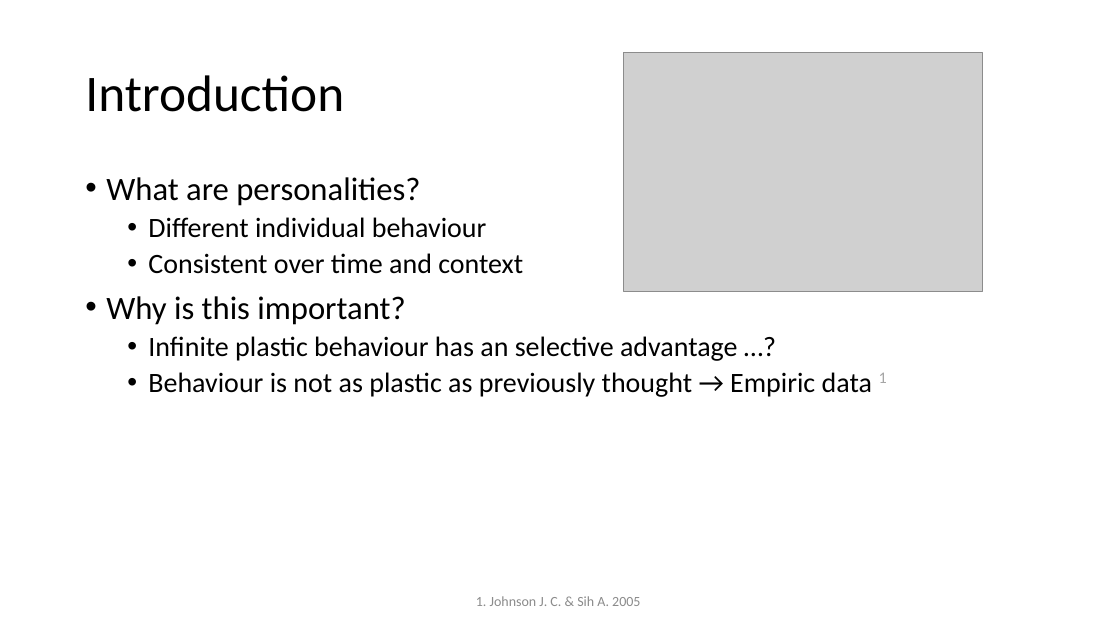
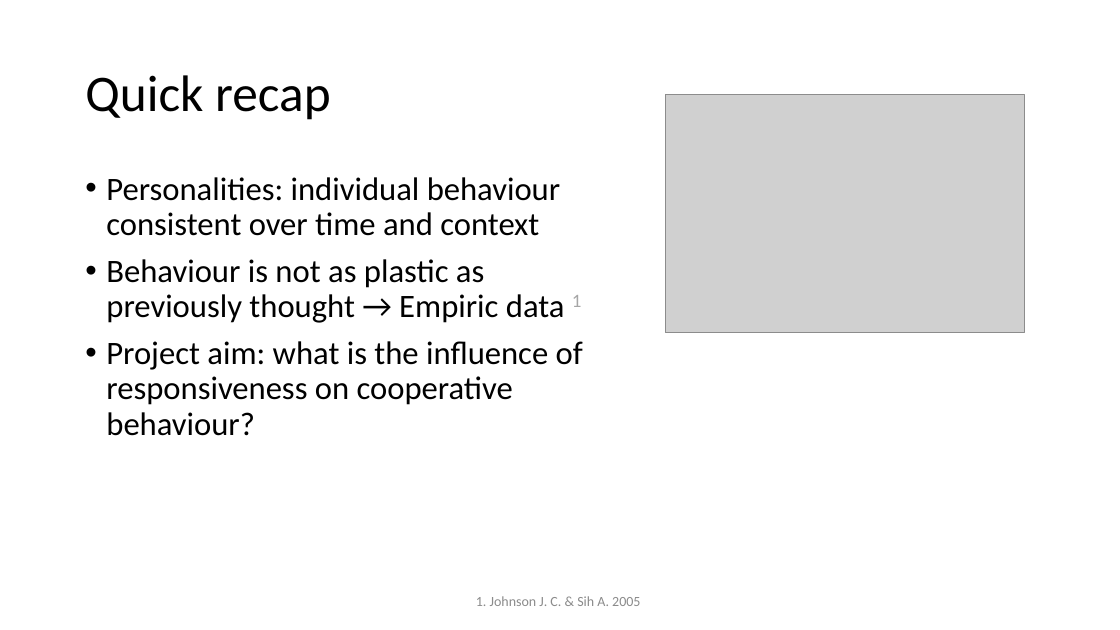
Before and after one commit to J-Damhuis/Cooperation, a slide deck: slide 2 of Presentations/Presentation_11-01-2019.pptx. Drawn at 1120x630 pixels with LibreOffice and Linux fonts; fonts in the diff are those of the drawing; grey boxes stand for pictures. Boxes give left, top, right and bottom in pixels: in the first picture for what was removed or moved away, otherwise in the second. Text is boxed around its words. In the diff, an @@ line names an element or a change of style, - is before the commit and + after.

Commit message:
presentation update

```diff
--- a/Presentations/Presentation_11-01-2019.pptx
+++ b/Presentations/Presentation_11-01-2019.pptx
@@ title at bbox=[85, 75, 331, 120]: text changed @@
-Introduction
+Quick recap
@@ picture: place and size @@
-picture at bbox=[623, 53, 983, 292]
+picture at bbox=[665, 94, 1025, 333]
@@ text at bbox=[106, 177, 560, 236]: text changed; size 24 to 28 pt @@
-• What are personalities?
-  • Different individual behaviour
-  • Consistent over time and context
-• Why is this important?
-  • Infinite plastic behaviour has an selective advantage …?
+• Personalities: individual behaviour consistent over time and context
@@ text at bbox=[106, 259, 582, 323]: size 24 to 28 pt in "Behaviour is not as plastic as previously ..."; list level 2 to 1 in "Behaviour is not as plastic ..." @@
@@ text at bbox=[106, 341, 583, 436]: paragraph added @@
+• Project aim: what is the influence of responsiveness on cooperative behaviour?
```
Also in this commit, not shown: 10 other slides changed, 2 slides added, 3 other files.
